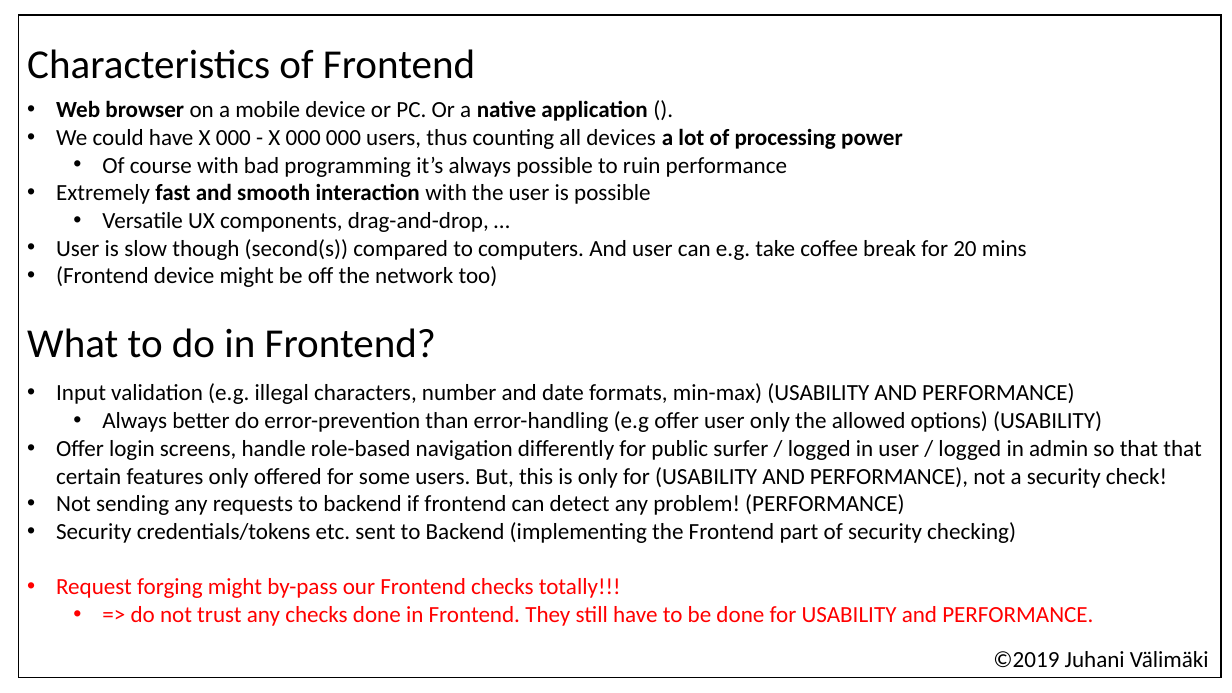
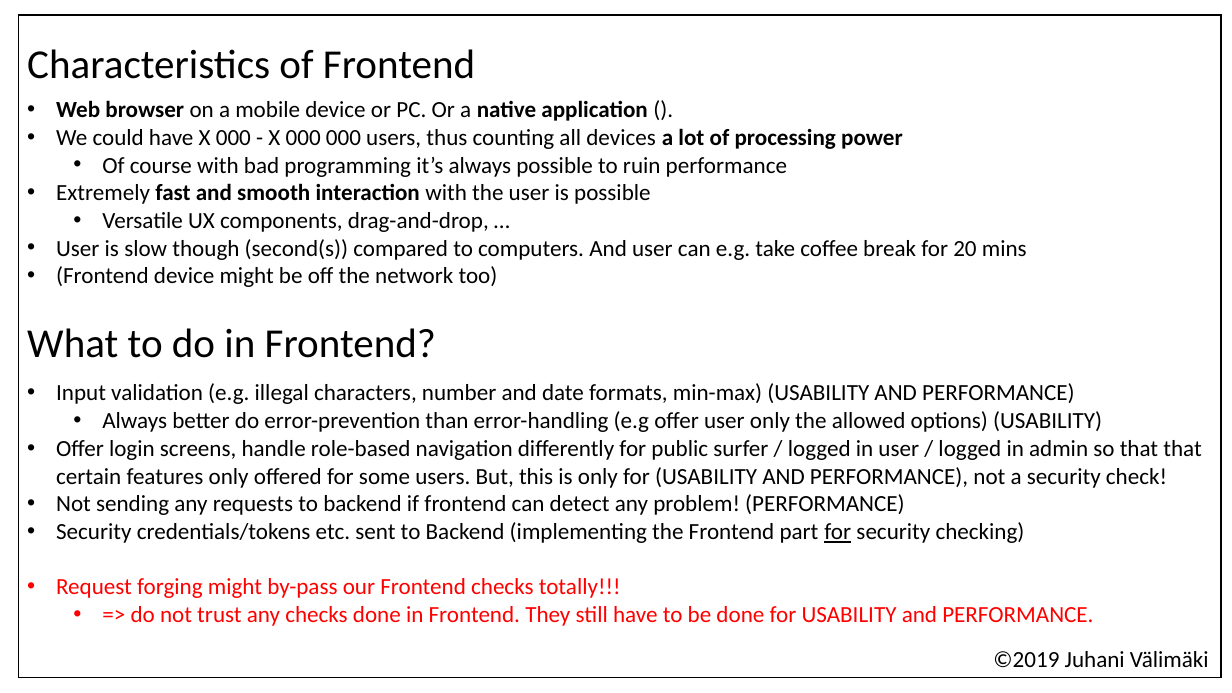
Before and after one commit to valju/docs_backend_design, a slide deck: slide 2 of WhatToDoInFrontBackAndDB_usability_performance_security/What to check where in full-stack.pptx. Drawn at 1232x693 pixels with LibreOffice and Linux fonts; fonts in the diff are those of the drawing. Boxes give left, top, right and bottom in pixels: in the first picture for what was removed or moved away, otherwise in the second. Text is boxed around its words. In the diff, an @@ line names an element or a change of style, - is before the commit and + after.

```diff
--- a/WhatToDoInFrontBackAndDB_usability_performance_security/What to check where in full-stack.pptx
+++ b/WhatToDoInFrontBackAndDB_usability_performance_security/What to check where in full-stack.pptx
@@ text in rectangle at <box>56,522,1025,543</box>: text changed @@
-• Security credentials/tokens etc. sent to Backend (implementing the Frontend part of security checking)
+• Security credentials/tokens etc. sent to Backend (implementing the Frontend part for security checking)
```
Also in this commit, not shown: 1 other file.
